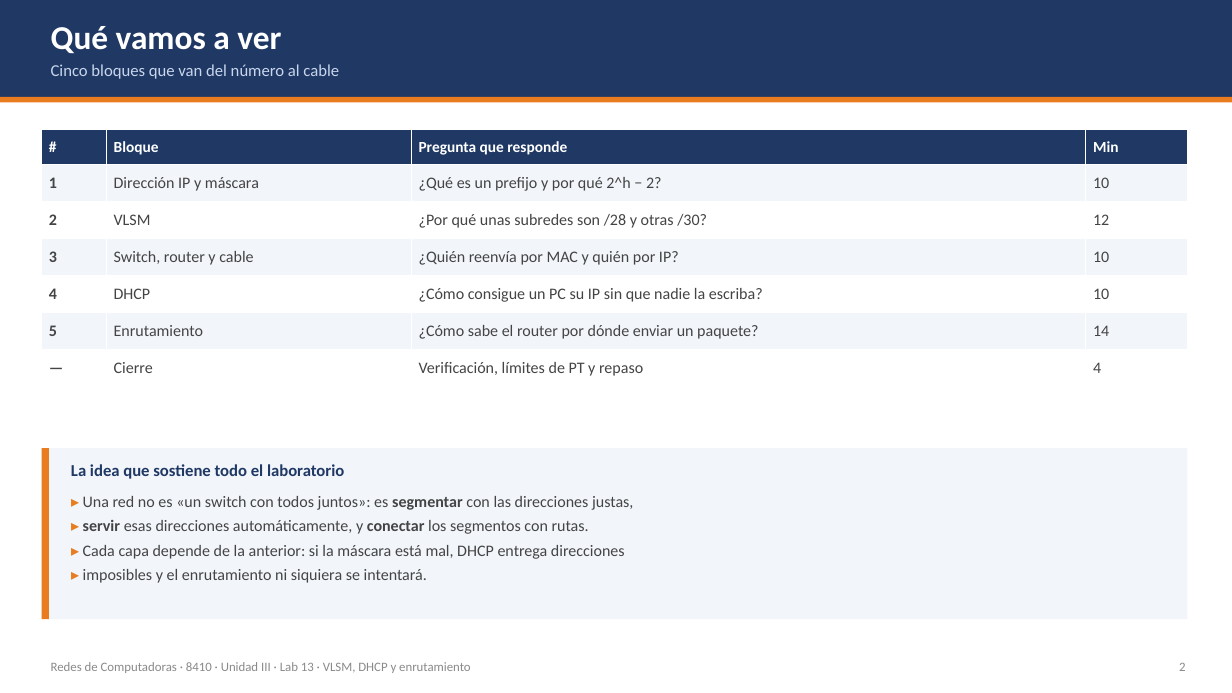
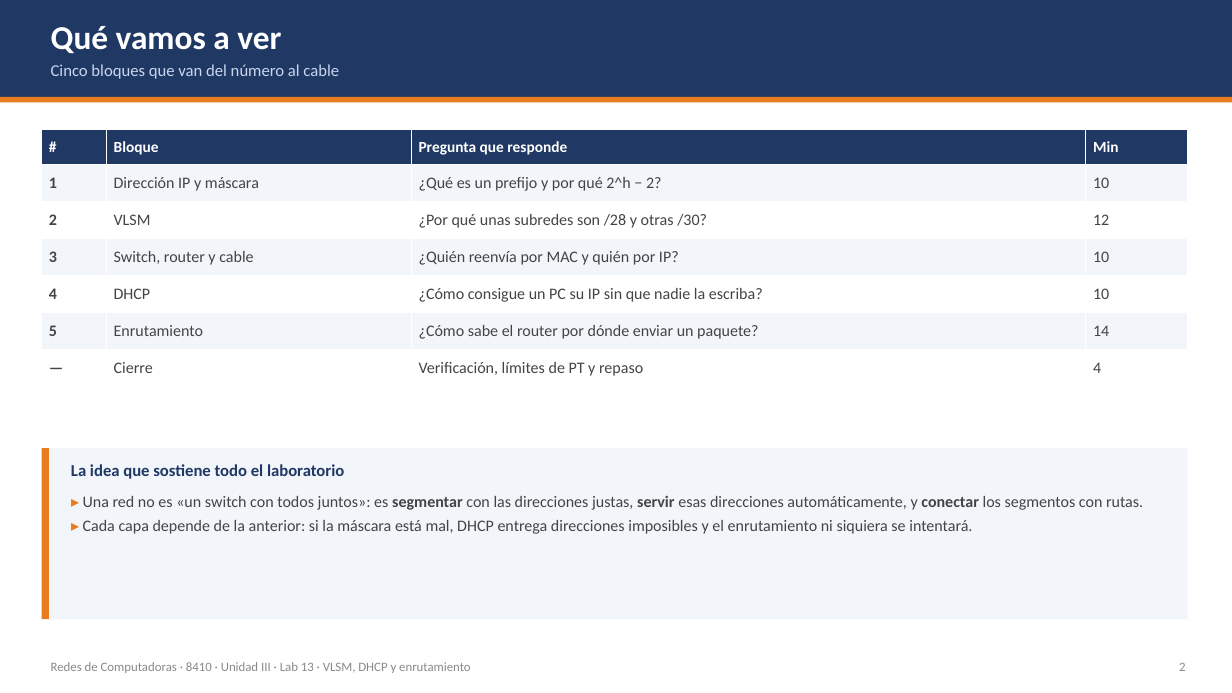
Before and after one commit to isaca0315/laboratorio-vlan-dhcp, a slide deck: slide 2 of Teoria-Lab-VLSM-DHCP.pptx. Drawn at 1232x693 pixels with LibreOffice and Linux fonts; fonts in the diff are those of the drawing. Boxes give left, top, right and bottom in pixels: in the first picture for what was removed or moved away, otherwise in the second. Text is boxed around its words. In the diff, an @@ line names an element or a change of style, - is before the commit and + after.

```diff
--- a/Teoria-Lab-VLSM-DHCP.pptx
+++ b/Teoria-Lab-VLSM-DHCP.pptx
@@ text at [83, 496, 1143, 534]: text changed @@
-▸ Una red no es «un switch con todos juntos»: es segmentar con las direcciones justas,
-▸ servir esas direcciones automáticamente, y conectar los segmentos con rutas.
-▸ Cada capa depende de la anterior: si la máscara está mal, DHCP entrega direcciones
-▸ imposibles y el enrutamiento ni siquiera se intentará.
+▸ Una red no es «un switch con todos juntos»: es segmentar con las direcciones justas, servir esas direcciones automáticamente, y conectar los segmentos con rutas.
+▸ Cada capa depende de la anterior: si la máscara está mal, DHCP entrega direcciones imposibles y el enrutamiento ni siquiera se intentará.
```
Also in this commit, not shown: 11 other slides changed, 7 other files.
